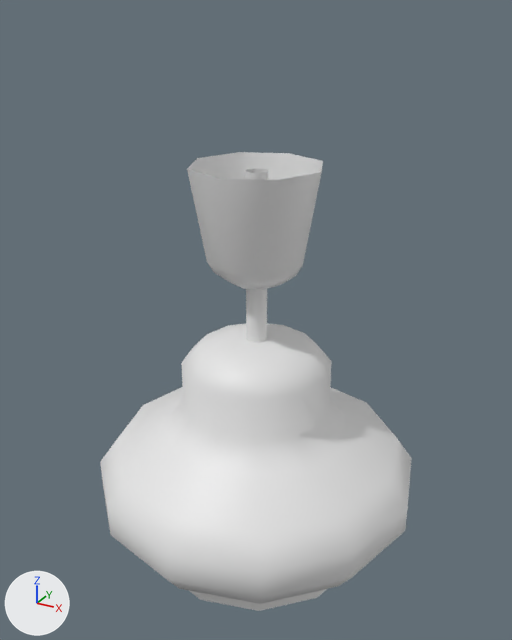
An edit to the FBX model Assets/_Project/Art/Models/Apartment/Chandalier.fbx, drawn before and after from the same camera.
Both versions are drawn from a camera (50 mm lens) standing at (2.39, -4.36, 3.56) and looking at (0.0, -0.01, 1.39). Every picture has the same lights, and +X, +Y and +Z are marked at lower left. The first picture is the older version.

The older version as bpy lines, for what is in view:
```python
me_cylinder_036 = bpy.data.meshes.new('Cylinder.036')
me_cylinder_036.from_pydata(...)  # 244 vertices, 248 faces; spans x -1.3..1.3, y -1.3..1.3, z -0.64..1.23
me_cylinder_037 = bpy.data.meshes.new('Cylinder.037')
me_cylinder_037.from_pydata(...)  # 16 vertices, 8 faces; spans x -0.083..0.083, y -0.083..0.083, z -0.312..1.059
me_cylinder_038 = bpy.data.meshes.new('Cylinder.038')
me_cylinder_038.from_pydata(...)  # 33 vertices, 28 faces; spans x -0.494..0.494, y -0.494..0.494, z -1.954..-1.096
ob_cylinder_040 = bpy.data.objects.new('Cylinder.040', me_cylinder_036)
ob_cylinder_040.location = (0.0, 0.0, 0.0)
ob_cylinder_041 = bpy.data.objects.new('Cylinder.041', me_cylinder_037)
ob_cylinder_041.location = (0.0, 0.0, 1.464)
ob_cylinder_042 = bpy.data.objects.new('Cylinder.042', me_cylinder_038)
ob_cylinder_042.location = (0.0, 0.0, 3.661)
```
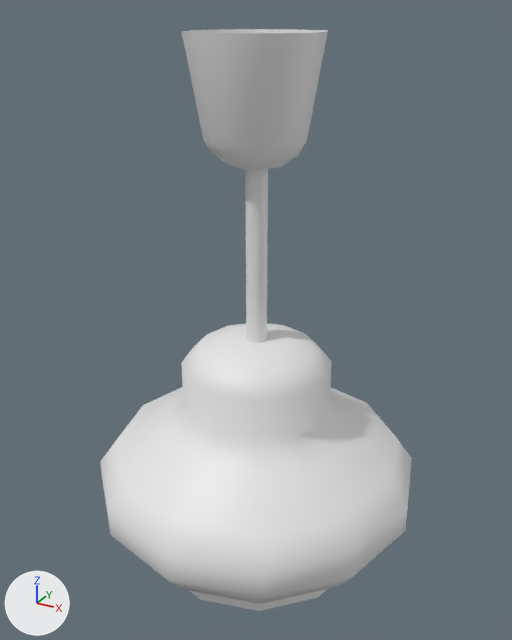
The newer file is also rescaled (x0.278) as a whole; pictures and numbers use the older file's frame.

The change, as a diff of the scene's bpy script:
```diff
--- a/Assets/_Project/Art/Models/Apartment/Chandalier.fbx.py
+++ b/Assets/_Project/Art/Models/Apartment/Chandalier.fbx.py
@@ me_cylinder_038 @@
 # used by ob_cylinder_042; location = (0.0, 0.0, 3.661)
-me_cylinder_038.from_pydata(...)  # 33 vertices, 28 faces; spans x -0.494..0.494, y -0.494..0.494, z -1.954..-1.096
+me_cylinder_038.from_pydata(...)  # 33 vertices, 28 faces; spans x -0.494..0.494, y -0.494..0.494, z -1.09..-0.232
+# me_cylinder_038 part 1: the whole mesh is moved by (0.0, 0.0, 0.864)
```

What differs and where, as boxes [x1, y1, x2, y2] in the pictures (512 x 640 px):
'Cylinder.042', moved
    before: [187, 152, 323, 290]
    after: [182, 29, 328, 170]
'Cylinder.041', unchanged, uncovered by the edit
    before: [245, 168, 268, 343]
    after: [245, 169, 268, 343]
